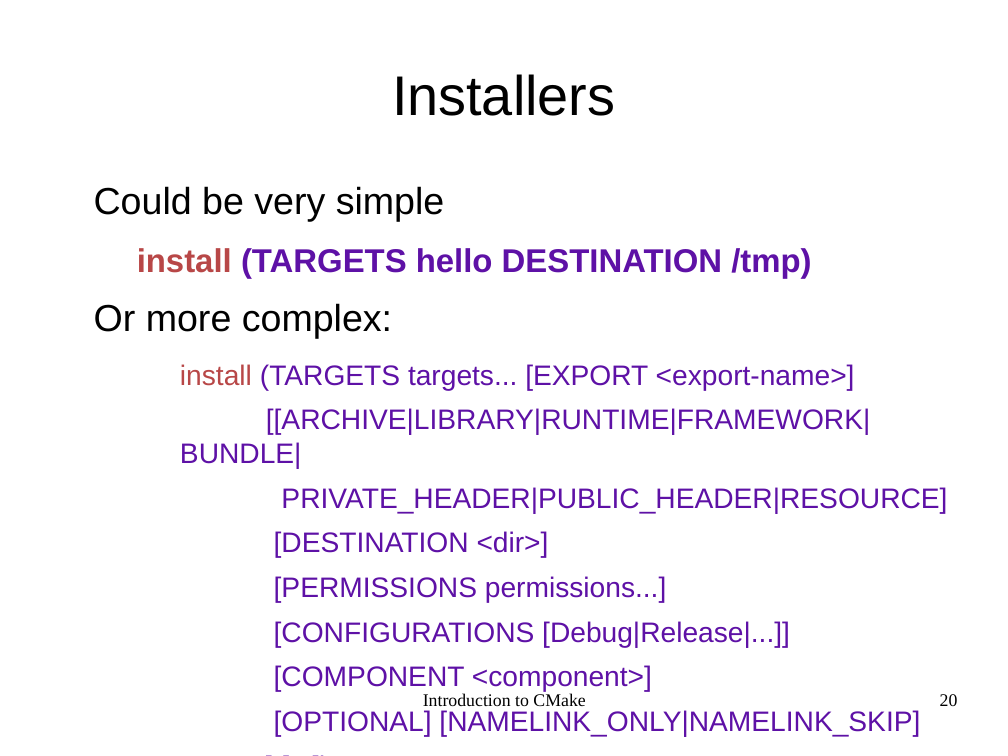
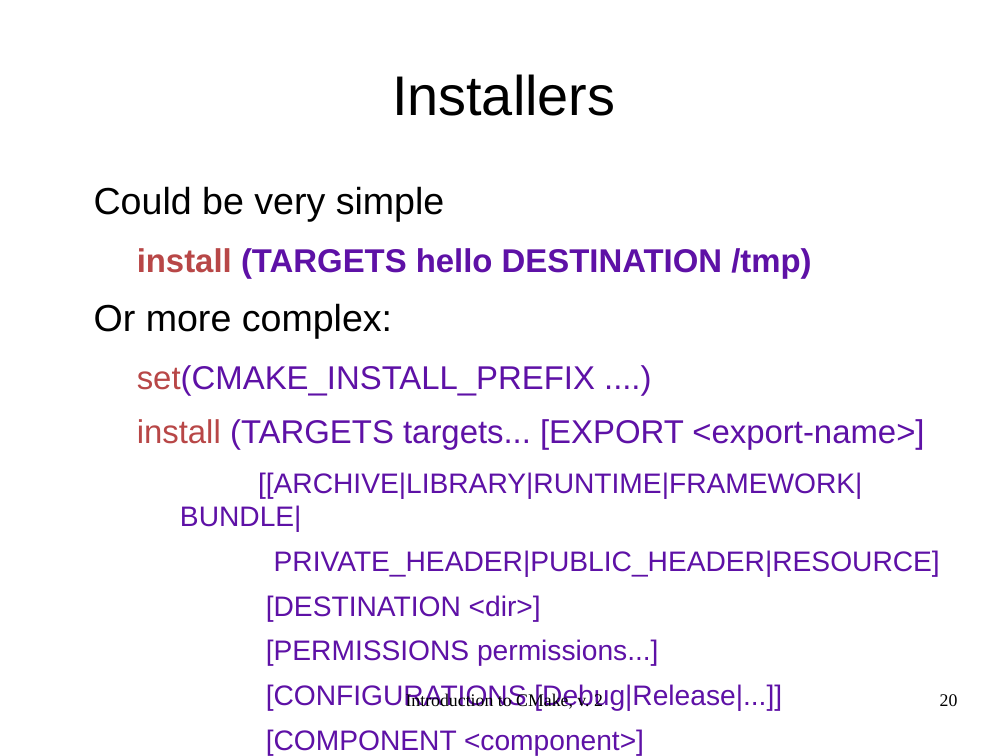
Before and after one commit to shlomif/shlomi-fish-homepage, a slide deck: slide 20 of t2/lecture/CMake/introduction_to_cmake-2.odp. Drawn at 1008x756 pixels with LibreOffice and Linux fonts; fonts in the diff are those of the drawing. Boxes give left, top, right and bottom in pixels: in the first picture for what was removed or moved away, otherwise in the second. Text is boxed around its words. In the diff, an @@ line names an element or a change of style, - is before the commit and + after.

```diff
--- a/t2/lecture/CMake/introduction_to_cmake-2.odp
+++ b/t2/lecture/CMake/introduction_to_cmake-2.odp
@@ text at box(137, 365, 595, 396): paragraph added @@
+  set(CMAKE_INSTALL_PREFIX ....)
@@ text at box(137, 419, 924, 450): size 22.2 to 25.9 pt in "install (TARGETS targets... [EXPORT <export-name>]"; list level 3 to 2 in "install (TARGETS targets... [EXPORT <export-name>]" @@
@@ text at box(406, 693, 603, 711): text changed @@
-Introduction to CMake
+Introduction to CMake, v. 2
```
Also in this commit, not shown: 21 other slides changed, 1 slide added, 8 slides removed, 2 other files.
